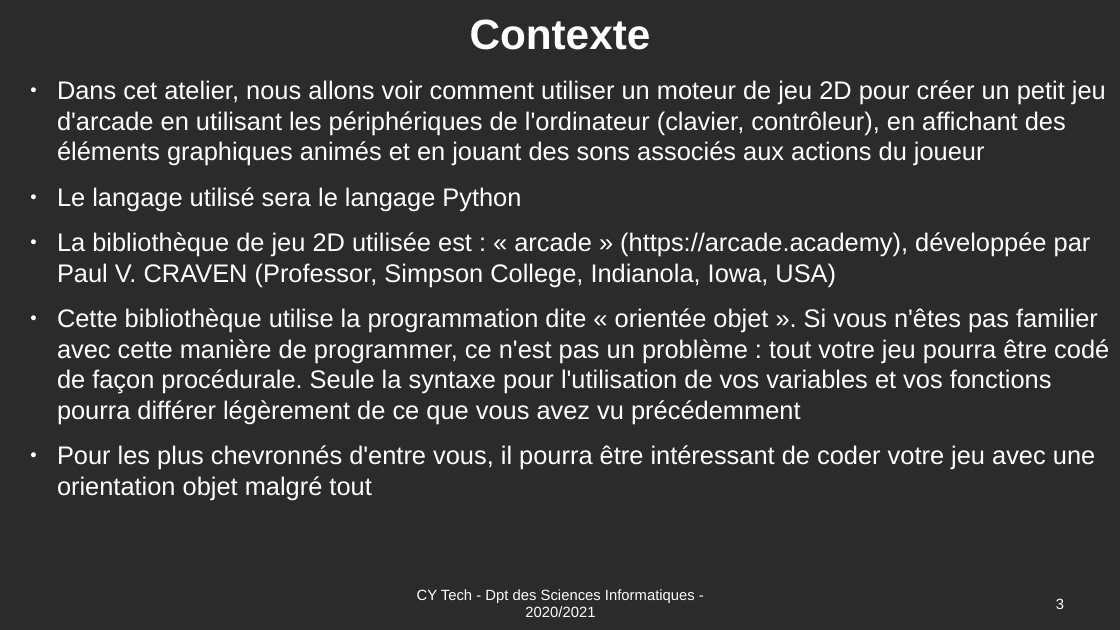
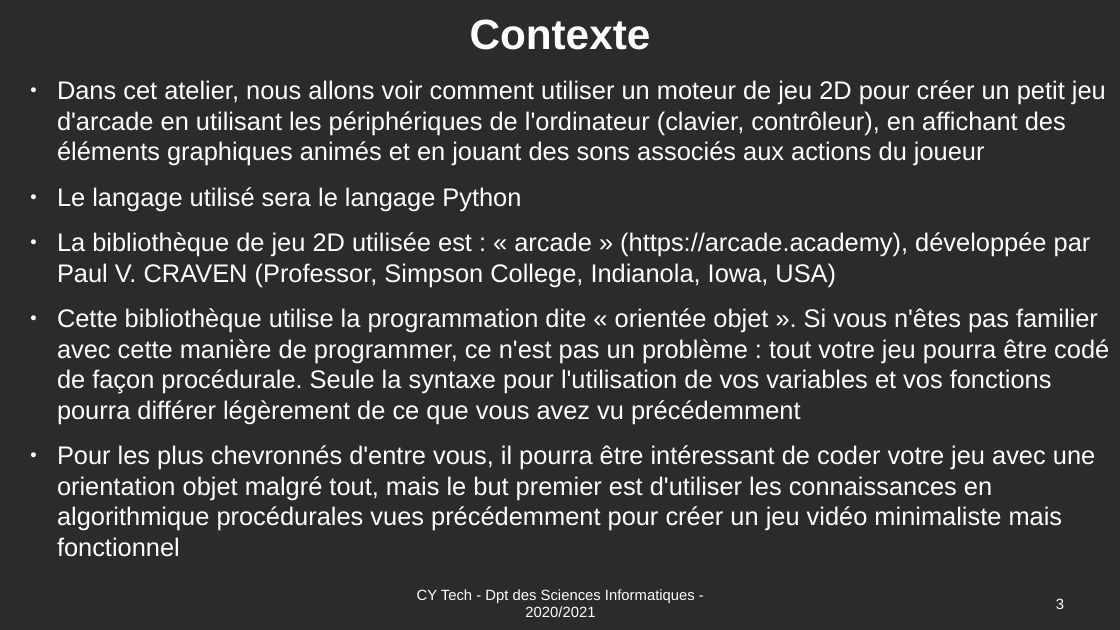
Before and after one commit to Romuald78/pyArcade, a slide deck: slide 3 of doc/UE_Libre_Jeu_Arcade_Documentation.odp. Drawn at 1120x630 pixels with LibreOffice and Linux fonts; fonts in the diff are those of the drawing; background and template pictures are left out; a plain dark background stands for a picture behind light text. Boxes give left, top, right and bottom in pixels: in the first picture for what was removed or moved away, otherwise in the second. Text is boxed around its words. In the diff, an @@ line names an element or a change of style, - is before the commit and + after.

```diff
--- a/doc/UE_Libre_Jeu_Arcade_Documentation.odp
+++ b/doc/UE_Libre_Jeu_Arcade_Documentation.odp
@@ text at (57,445,1095,557): text changed @@
-● Pour les plus chevronnés d'entre vous, il pourra être intéressant de coder votre jeu avec une orientation objet malgré tout
+● Pour les plus chevronnés d'entre vous, il pourra être intéressant de coder votre jeu avec une orientation objet malgré tout, mais le but premier est d'utiliser les connaissances en algorithmique procédurales vues précédemment pour créer un jeu vidéo minimaliste mais fonctionnel
```
Also in this commit, not shown: 4 other slides changed, 7 slides added, 2 other files.
